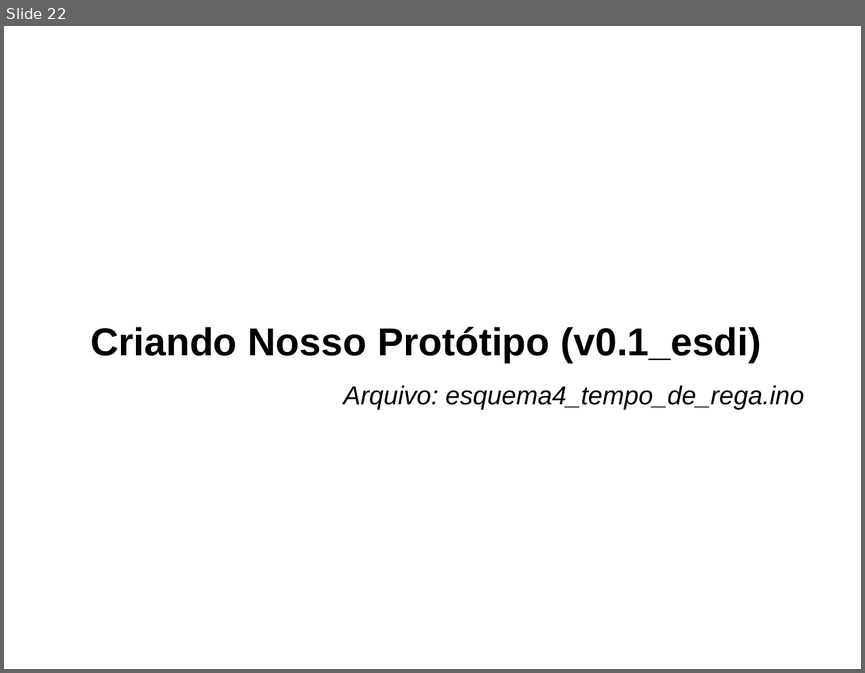
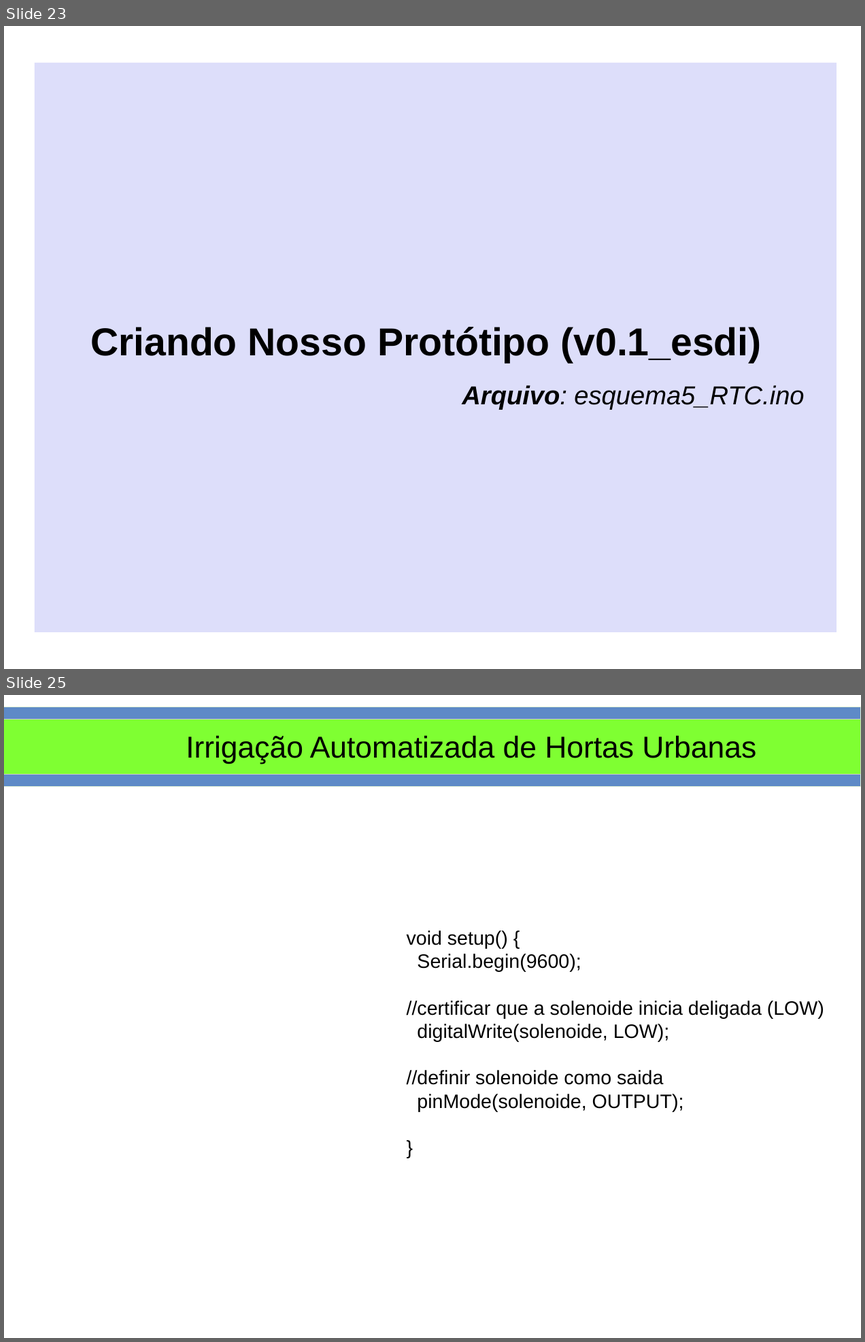
Before and after one commit to smjacques/Horta-Automatizada-ESDI, a slide deck: Slides/Uso de Arduino para Irrigação Automatizada de Hortas Urbanas.odp. Shown one above the other, each under a label of ours: slide 22 before the commit, slides 23 and 25 after it; the slides between them are not shown. The pictures are 865x673 and 865x1342 pixels, drawn with LibreOffice and Linux fonts; fonts in the diff are those of the drawing; background and template pictures are left out. Boxes give left, top, right and bottom in pixels: in the first picture for what was removed or moved away, otherwise in the second. Text is boxed around its words. In the diff, an @@ line names an element or a change of style, - is before the commit and + after.

```diff
--- a/Slides/Uso de Arduino para Irrigação Automatizada de Hortas Urbanas.odp
+++ b/Slides/Uso de Arduino para Irrigação Automatizada de Hortas Urbanas.odp
@@ slide 25 added at (4, 695, 861, 1338), background #FFFFFF @@
@@ rectangle added at (4, 707, 861, 787), fill #5E8AC7, outline #E0EFD4 0 pt @@
@@ rectangle added at (4, 719, 861, 775), fill #7FFF32, outline #CCCCCC 0 pt @@
@@ title added at (186, 735, 756, 764), 28 pt, text #000000 @@
+Irrigação Automatizada de Hortas Urbanas
@@ text added at (407, 930, 824, 1111), 18 pt, text #000000 @@
+void setup() {
+Serial.begin(9600);
+//certificar que a solenoide inicia deligada (LOW)
+digitalWrite(solenoide, LOW);
+//definir solenoide como saida
+pinMode(solenoide, OUTPUT);
+}
@@ what was slide 22 is now slide 23 @@
@@ slide 23 changed as well @@
@@ rectangle: place and size @@
-rectangle at (35, 106, 836, 589)
+rectangle at (35, 63, 836, 632)
@@ rectangle at (35, 63, 836, 632): fill #FFFFFE at 59% opacity to #C7C9F8 at 60% opacity @@
@@ text at (462, 385, 804, 410): text changed @@
-Arquivo: esquema4_tempo_de_rega.ino
+Arquivo: esquema5_RTC.ino
```
Also in this commit, not shown: 21 other slides changed, 7 other slides added, 4 slides removed, 17 other files.
